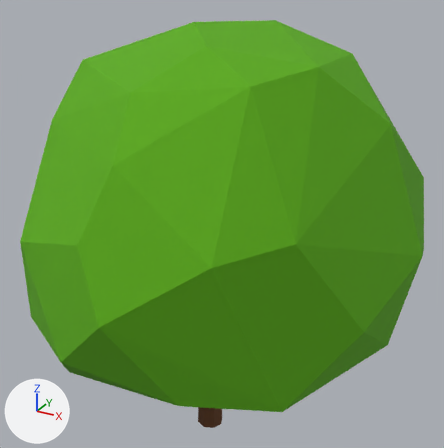
An edit to the FBX model OlympusUnity/Assets/_Project/Models/Environment/Shrubs/ShrubTreeA.fbx, drawn before and after from the same camera.
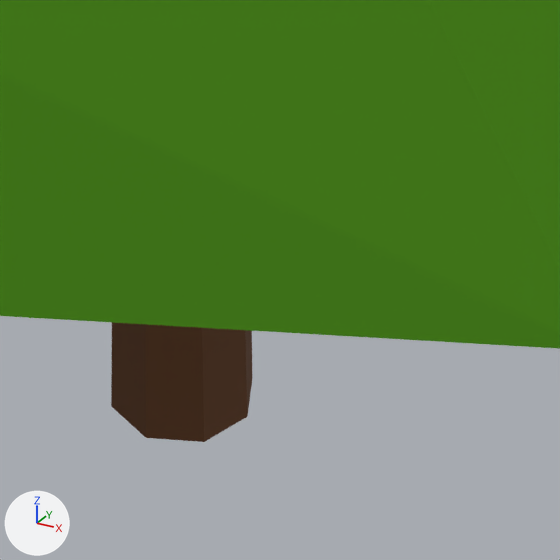
There are two pictures of each version: one whole from a 50 mm lens placed at (2.21, -3.86, 3.91), pointed at (0.04, 0.09, 1.94), one close up on the part from 40% to 62% of the width and 79% to 100% of the height. The lights are fixed; the arrows at lower left show +X, +Y and +Z. Where no turn or scale is listed for an object, it has been applied to the vertices.

In view in the first close-up: 'ShrubTreeA_geo'.
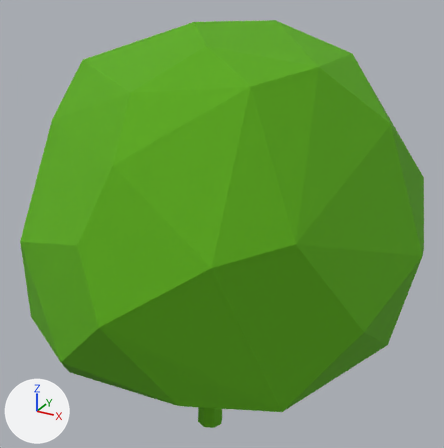
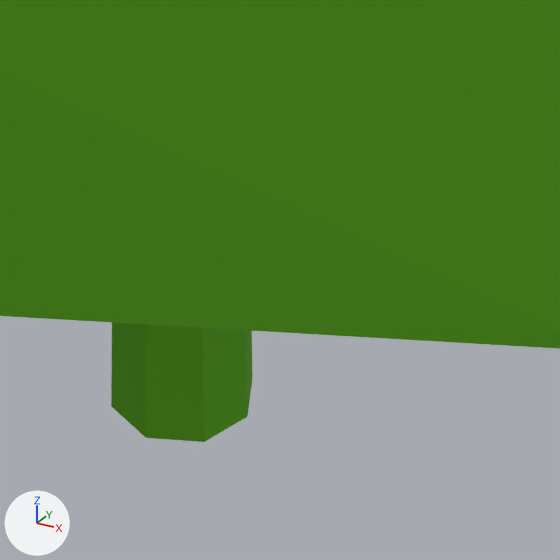
Edits to the bpy script that builds the scene:
```text
Change me_cylinder_003:
    where me_cylinder_003.from_pydata(...)  # 115 vertices, 202 faces; spans x -1.62..1.61, y -1.62..1.56, z 0.0..3.49
    used by ob_shrubtreea_geo; location = (0.0, 0.0, 0.0)
    me_cylinder_003 part 1: all 88 faces that had it switch from mat_woodbark_mtl (brown #633d21) to mat_shrubleaves_mtl (green #59aa09)
```

Boxes [x1, y1, x2, y2] around the edits, measured in the close-ups (560 x 560 px):
part 1 of me_cylinder_003, recoloured (brown to green): [111, 322, 252, 442] in both
